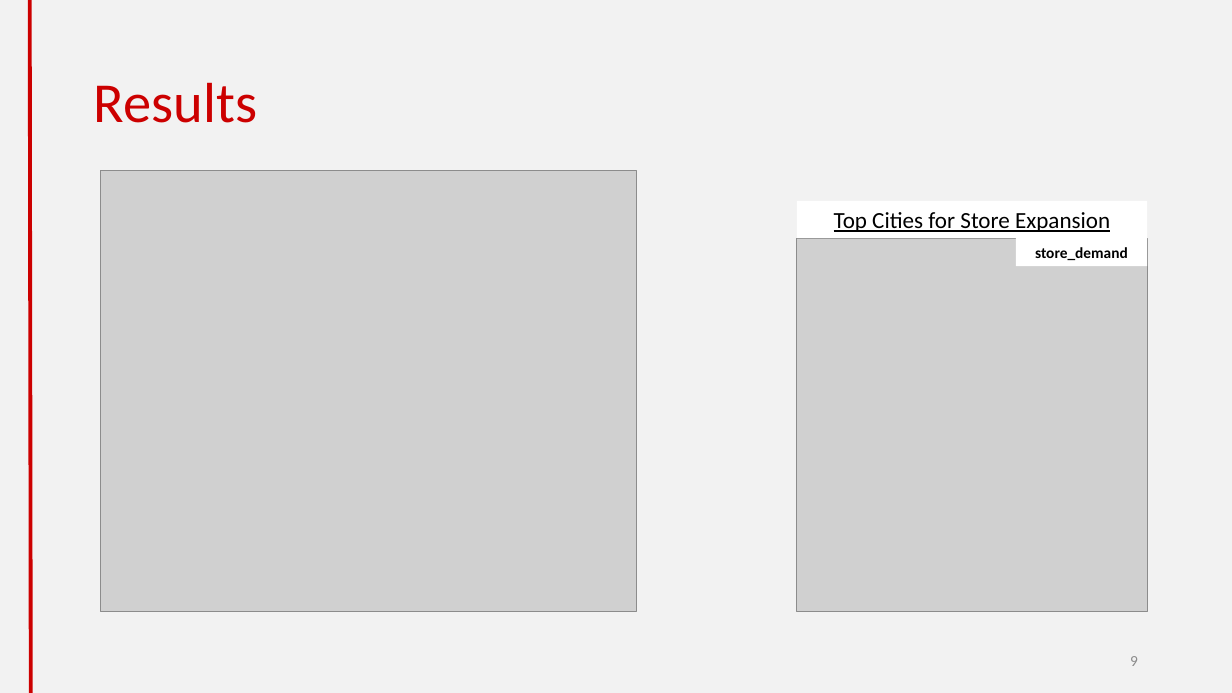
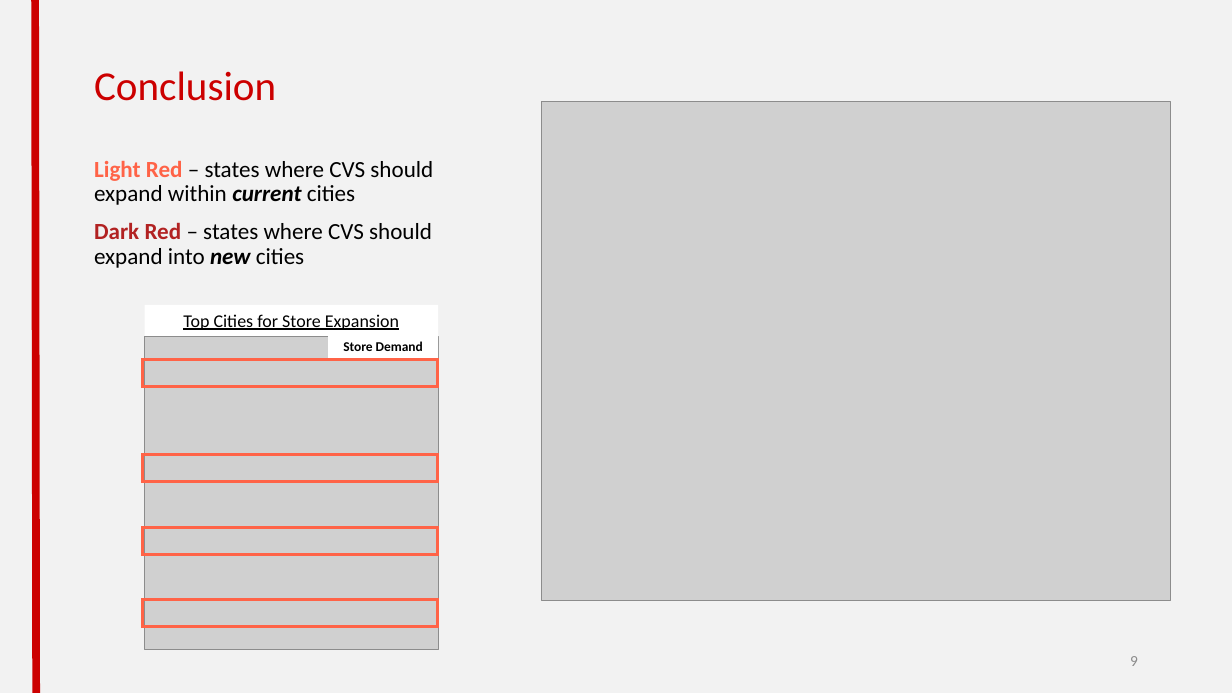
Before and after one commit to cheetahskita/dsa-projects, a slide deck: slide 9 of 1-web-scraping/Web Scraping Project.pptx. Drawn at 1232x693 pixels with LibreOffice and Linux fonts; fonts in the diff are those of the drawing; grey boxes stand for pictures. Boxes give left, top, right and bottom in pixels: in the first picture for what was removed or moved away, otherwise in the second. Text is boxed around its words. In the diff, an @@ line names an element or a change of style, - is before the commit and + after.

Commit message:
updated color palate on slides

```diff
--- a/1-web-scraping/Web Scraping Project.pptx
+++ b/1-web-scraping/Web Scraping Project.pptx
@@ line moved from (30, 0) - (30, 693) to (35, 0) - (36, 693) @@
@@ line (35, 0) - (36, 693): stroke #CC0000 3 pt to #CC0000 6 pt @@
@@ title removed at box(94, 82, 257, 123) @@
-Results
@@ title added at box(94, 71, 276, 101), 32 pt, text #CC0000 @@
+Conclusion
@@ picture added at box(543, 102, 1171, 601) @@
@@ text added at box(94, 161, 433, 268), 18 pt, text #000000 @@
+Light Red – states where CVS should expand within current cities
+Dark Red – states where CVS should expand into new cities
@@ picture removed at box(101, 171, 637, 612) @@
@@ rectangle "Top Cities for Store Expansion": place and size @@
-rectangle "Top Cities for Store Expansion" at box(798, 201, 1148, 238)
+rectangle "Top Cities for Store Expansion" at box(144, 305, 438, 336)
@@ rectangle "Top Cities for Store Expansion" at box(144, 305, 438, 336): size 18 to 14 pt @@
@@ picture: place and size @@
-picture at box(798, 238, 1148, 612)
+picture at box(144, 336, 438, 650)
@@ rectangle "Store Demand": place and size @@
-rectangle "Store Demand" at box(1016, 238, 1147, 266)
+rectangle "Store Demand" at box(328, 334, 438, 360)
@@ text in rectangle at box(343, 341, 423, 351): text changed; size 12 to 10.5 pt @@
-store_demand
+Store Demand
@@ rectangle added at box(143, 360, 438, 387), outline #FF6347 2.25 pt @@
@@ rectangle added at box(143, 454, 438, 482), outline #FF6347 2.25 pt @@
@@ rectangle added at box(143, 528, 438, 555), outline #FF6347 2.25 pt @@
@@ rectangle added at box(143, 600, 438, 628), outline #FF6347 2.25 pt @@
```
Also in this commit, not shown: 9 other slides changed, 3 slides added, 2 slides removed, 1 other file.
